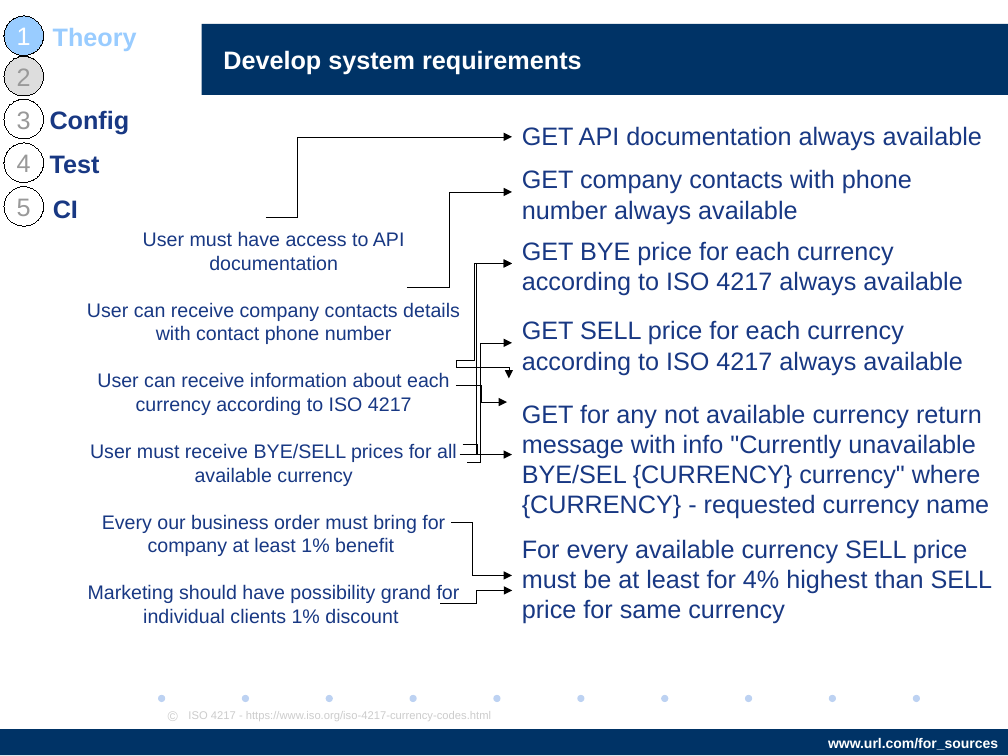
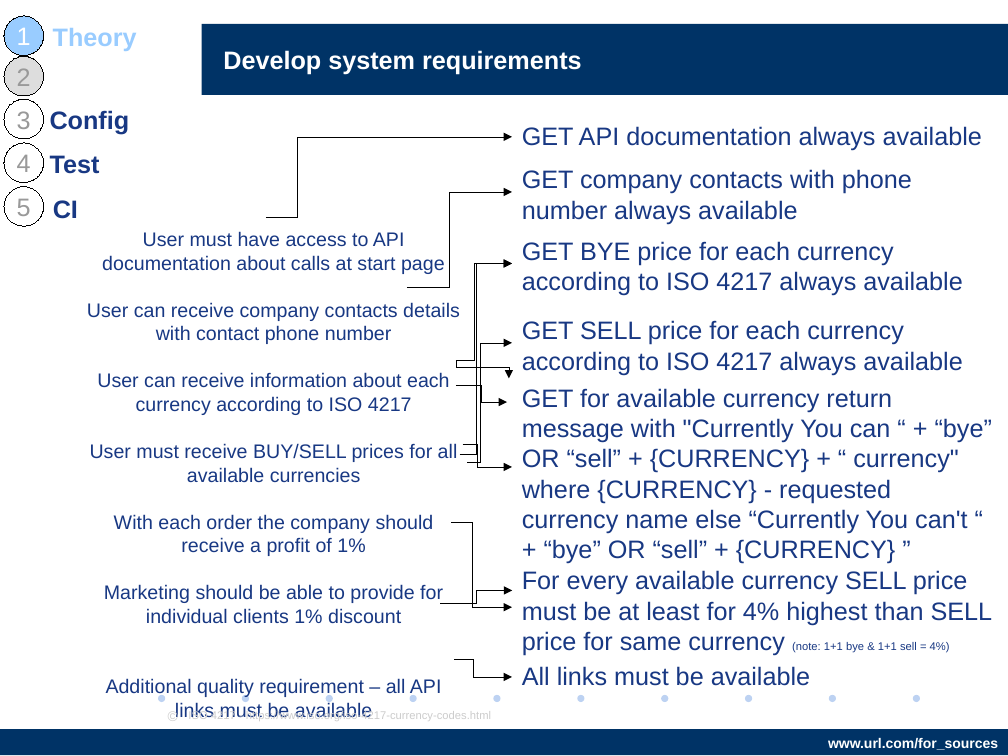
Before and after one commit to AndriiStepura/letslearnapitesting, a slide deck: slide 10 of StartTestingApiWithPostman.odp. Drawn at 1008x756 pixels with LibreOffice and Linux fonts; fonts in the diff are those of the drawing; background and template pictures are left out. Boxes give left, top, right and bottom in pixels: in the first picture for what was removed or moved away, otherwise in the second. Text is boxed around its words. In the diff, an @@ line names an element or a change of style, - is before the commit and + after.

```diff
--- a/StartTestingApiWithPostman.odp
+++ b/StartTestingApiWithPostman.odp
@@ text at [102, 231, 445, 274]: text changed @@
-User must have access to API documentation
+User must have access to API documentation about calls at start page
@@ text at [522, 388, 992, 564]: text changed @@
-GET for any not available currency return message with info "Currently unavailable BYE/SEL {CURRENCY} currency" where {CURRENCY} - requested currency name
+GET for available currency return message with "Currently You can “ + “bye” OR “sell” + {CURRENCY} + “ currency" where {CURRENCY} - requested currency name else “Currently You can't “ + “bye” OR “sell” + {CURRENCY} ”
@@ text at [90, 443, 458, 698]: text changed @@
-User must receive BYE/SELL prices for all available currency
-Every our business order must bring for company at least 1% benefit
-Marketing should have possibility grand for individual clients 1% discount
+User must receive BUY/SELL prices for all available currencies
+With each order the company should receive a profit of 1%
+Marketing should be able to provide for individual clients 1% discount
+Additional quality requirement – all API links must be available
@@ elbow arrow moved from (463, 444) - (512, 455) to (463, 444) - (512, 467) @@
@@ elbow arrow moved from (452, 522) - (512, 576) to (452, 522) - (512, 607) @@
@@ text at [522, 570, 993, 656]: text changed @@
-For every available currency SELL price must be at least for 4% highest than SELL price for same currency
+For every available currency SELL price must be at least for 4% highest than SELL price for same currency (note: 1+1 bye & 1+1 sell = 4%)
@@ elbow arrow added from (454, 659) to (512, 677), #000000 0 pt @@
@@ text added at [522, 666, 810, 686], 18 pt, text #183883 @@
+All links must be available
```
Also in this commit, not shown: 8 other slides changed, 9 slides added, 7 other files.
